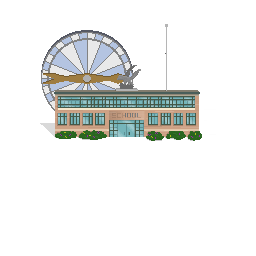
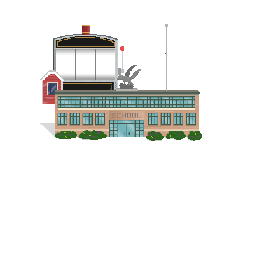
Revision of a layered 256px x 256px image; what changed, layer by layer:
painted on "Layer 2" over [40, 25, 133, 111]
